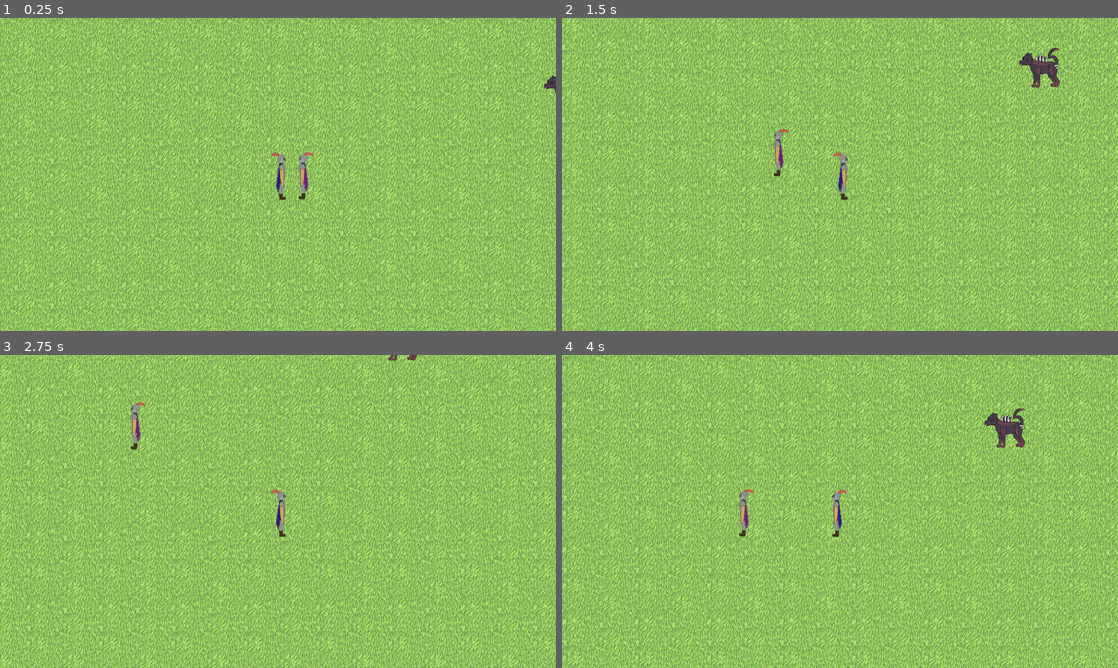
Above: before the commit, frames 1-4 (two rows, left to right).
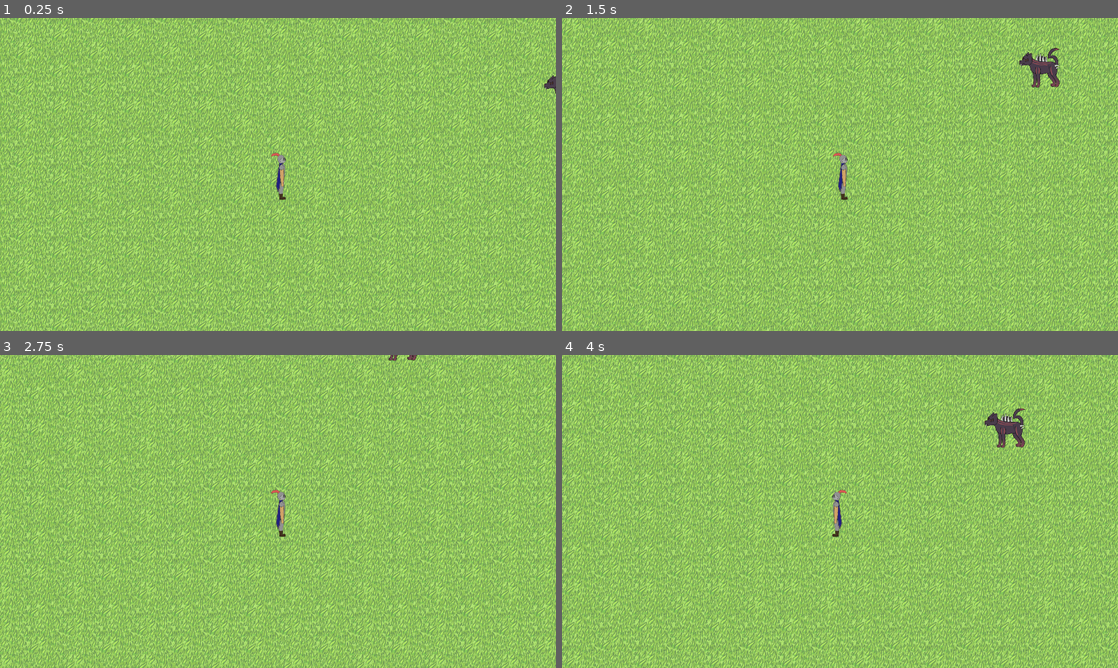
Above: after the commit, the same moments.

Repository: TheWorstGithubUser/fuora--untold-stories-v2
Game: Godot game, scene res://Scenes/Overworld/Locations/test_world.tscn
Two runs of this game, one before a commit and one after it. Both use one fixed random seed, a clock stepped at 60 frames per second and the inputs below. The project has no main scene, so this scene is started directly.
Inputs:
- Up to frame 1 (0.25 s): no input
- Up to frame 2 (1.5 s): tap Enter at 0.5 s; hold Right (ui_right) 0.53-1.28 s; hold Down (ui_down) from 1.28 s (still down)
- Up to frame 3 (2.75 s): release Down (ui_down) at 2.03 s; hold Right (ui_right) from 2.03 s (still down)
- Up to frame 4 (4 s): release Right (ui_right) at 2.78 s; hold Up (ui_up) 2.78-3.53 s; hold Left (ui_left) from 3.53 s (still down)

The runs differ from the first frame. In frame 1, 0.2% of the frame differs, in the area x 53-57%, y 42-58%; in frame 2, 0.2%; in frame 3, 0.2%, in the area x 23-27%, y 14-31%; in frame 4, 0.2%.

Commit message:
Party Follow / Signal Bus
Implemented a signal bus so that the soul can communicate to the players and reduce their health

Also began work on allowing the party members to follow the player in the overworld

Additional cleanup here and there

Diff:
--- a/Scenes/Battle/battle.tscn
+++ b/Scenes/Battle/battle.tscn
@@ -1,7 +1,7 @@
 [gd_scene load_steps=8 format=4 uid="uid://b2xw0p0a2r5e1"]
 
+[ext_resource type="Script" path="res://Scripts/Battle/signal_bus_btl.gd" id="1_invmm"]
 [ext_resource type="Texture2D" uid="uid://b0riwuyvtewr2" path="res://Assets/Other/testgrass.png" id="1_xkhuu"]
-[ext_resource type="Script" path="res://Scenes/Battle/signal_bus_btl.gd" id="1_ycuki"]
 [ext_resource type="PackedScene" uid="uid://csdvhye637wf" path="res://Scenes/Battle/character_btl.tscn" id="2_i7djy"]
 [ext_resource type="PackedScene" uid="uid://c8plq10jcksaf" path="res://Scenes/Battle/fervent_soul.tscn" id="3_n8cj8"]
 [ext_resource type="PackedScene" uid="uid://cf8ctgnhpk7gy" path="res://Scenes/Battle/enemy_btl.tscn" id="4_ba1v5"]
@@ -18,7 +18,7 @@
 [node name="Battle" type="Node2D"]
 
 [node name="SignalBus_btl" type="Node" parent="."]
-script = ExtResource("1_ycuki")
+script = ExtResource("1_invmm")
 
 [node name="TileMapLayer" type="TileMapLayer" parent="."]
 visible = false
--- a/Scenes/Battle/fervent_soul.tscn
+++ b/Scenes/Battle/fervent_soul.tscn
@@ -1,7 +1,7 @@
 [gd_scene load_steps=5 format=3 uid="uid://c8plq10jcksaf"]
 
-[ext_resource type="Script" path="res://Scenes/Battle/fervent_soul.gd" id="1_gxxjx"]
 [ext_resource type="Texture2D" uid="uid://cgfk88g2tfbn0" path="res://Assets/Other/icon.svg" id="1_o2lw3"]
+[ext_resource type="Script" path="res://Scripts/Battle/fervent_soul_btl.gd" id="1_rjt8a"]
 
 [sub_resource type="RectangleShape2D" id="RectangleShape2D_lciv2"]
 size = Vector2(115, 118)
@@ -18,7 +18,7 @@
 }]
 
 [node name="Fervent_Soul" type="Area2D"]
-script = ExtResource("1_gxxjx")
+script = ExtResource("1_rjt8a")
 
 [node name="CollisionShape2D" type="CollisionShape2D" parent="."]
 shape = SubResource("RectangleShape2D_lciv2")
--- /dev/null
+++ b/Scenes/Overworld/Locations/signal_bus_ovw.gd
@@ -0,0 +1,7 @@
+extends Node
+
+func _ready() -> void:
+	pass
+
+func _process(delta: float) -> void:
+	pass
--- a/Scenes/Overworld/Locations/test_world.tscn
+++ b/Scenes/Overworld/Locations/test_world.tscn
@@ -1,6 +1,7 @@
-[gd_scene load_steps=9 format=4 uid="uid://brbv0qka5armq"]
+[gd_scene load_steps=10 format=4 uid="uid://brbv0qka5armq"]
 
 [ext_resource type="PackedScene" uid="uid://db84fb66tncrh" path="res://Scenes/Overworld/player_ovw.tscn" id="1_7fo7q"]
+[ext_resource type="Script" path="res://Scenes/Overworld/Locations/signal_bus_ovw.gd" id="1_amg1j"]
 [ext_resource type="Texture2D" uid="uid://b0riwuyvtewr2" path="res://Assets/Other/testgrass.png" id="2_kblvp"]
 [ext_resource type="Texture2D" uid="uid://cnk601u1yhlw6" path="res://Assets/Other/testgrass_with_annoying_fucking_red_pixel.png" id="3_akjdn"]
 [ext_resource type="PackedScene" uid="uid://c5b7cgu4qu1ud" path="res://Scenes/Overworld/enemy_ovw.tscn" id="4_sld47"]
@@ -23,6 +24,9 @@
 
 [node name="TestWorld" type="Node2D"]
 
+[node name="SignalBus_ovw" type="Node" parent="."]
+script = ExtResource("1_amg1j")
+
 [node name="Player_ovw" parent="." instance=ExtResource("1_7fo7q")]
 position = Vector2(-210, 78)
 
@@ -39,4 +43,5 @@
 position = Vector2(780, -229)
 
 [node name="Character" parent="." instance=ExtResource("5_anjnt")]
-position = Vector2(-112, 76)
+position = Vector2(-88, 78)
+ID = 1
--- a/Scripts/Overworld/character_ovw.gd
+++ b/Scripts/Overworld/character_ovw.gd
@@ -1,13 +1,29 @@
 extends RigidBody2D
 
 @onready var animatedSprite = $AnimatedSprite2D
+@export var ID : int
 
-@export var ID : int
+# Follow Player
+var playerPosition : Vector2
+var player : Node
+var playerSpeed : int
 
 func _ready() -> void:
 	var character = CharacterDict.getCharacterAt(ID)
 	animatedSprite.set_sprite_frames(character.animatedSprite)
 	animatedSprite.play("Idle")
+	player = get_node("../Player_ovw")
+	playerSpeed = player.speed / 57
+	if(CharacterDict.party[ID] == -1):
+		self.visible = false
 
 func _process(delta: float) -> void:
-	pass
+	playerPosition = player.playerPosition
+	if(ID == 0):
+		# The first party member slot
+		if(playerPosition.distance_to(position) > 70):
+			position = position + (playerPosition - position).normalized() * playerSpeed
+		pass
+	elif(ID == 1):
+		# The second party member slot
+		pass
--- a/Scripts/Overworld/player_ovw.gd
+++ b/Scripts/Overworld/player_ovw.gd
@@ -6,9 +6,11 @@
 # Movement (WASD)
 @export var speed = 400 # How fast the player will move (pixels/sec)
 var velocity
+var playerPosition : Vector2 # For use in other scripts
 
 # Interaction (E)
 var busy = false
+
 
 func _ready() -> void:
 	var character = CharacterDict.getCharacterAt(ID)
@@ -40,6 +42,7 @@
 		pass
 
 	position += velocity * delta
+	playerPosition = position
 	#position = position.clamp(Vector2.ZERO, screen_size)
 
 	if velocity.x != 0:
Renamed: Scenes/Battle/fervent_soul.gd -> Scripts/Battle/fervent_soul_btl.gd
Renamed: Scenes/Battle/signal_bus_btl.gd -> Scripts/Battle/signal_bus_btl.gd
